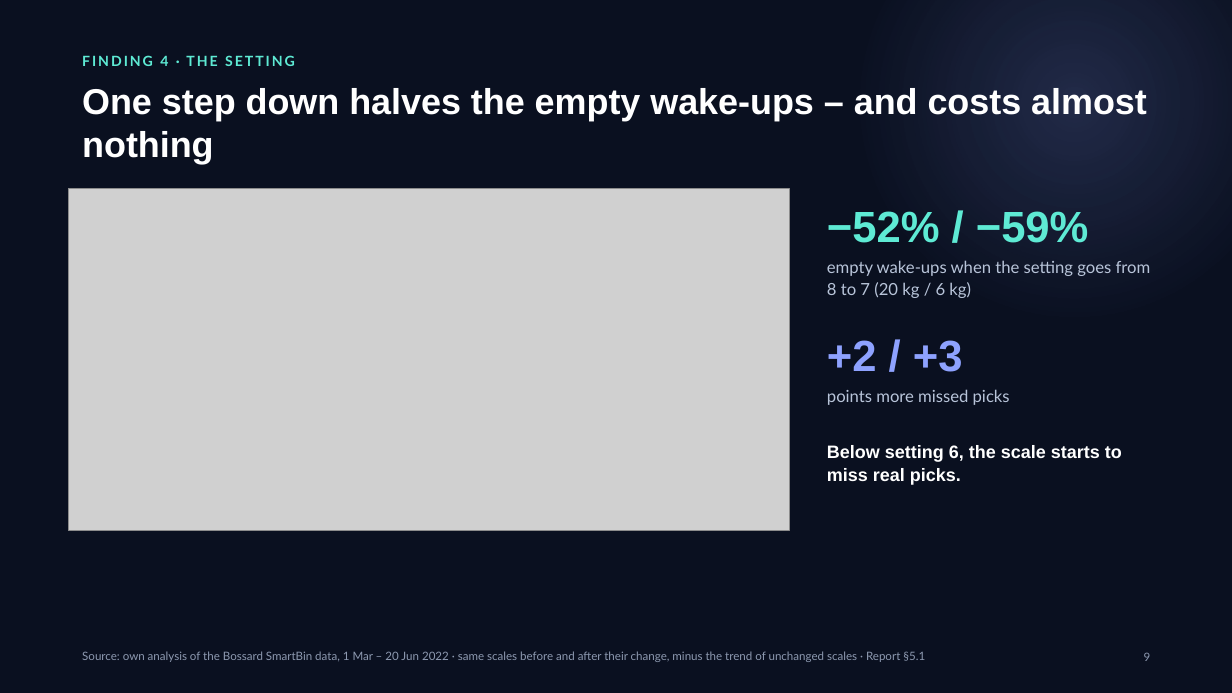
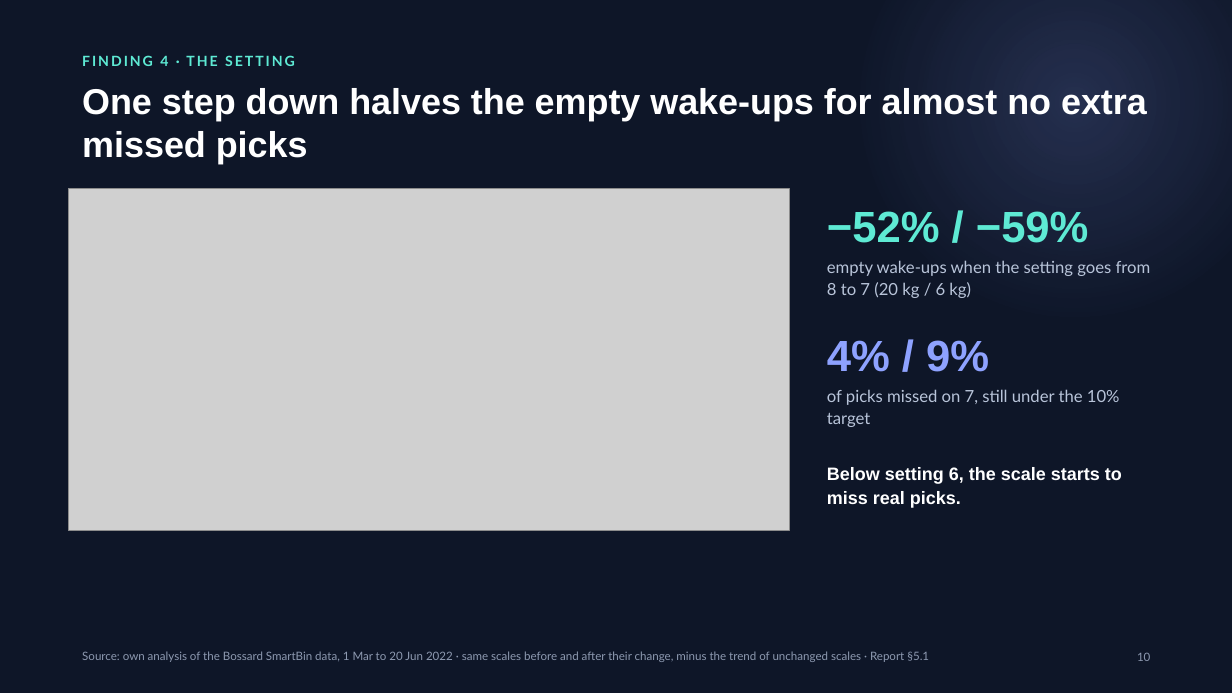
Before and after one commit to erenalpckroglu/smartbin-sensor-optimization, a slide deck: slide 10 of presentation/SmartBin – CTO presentation.pptx (slide 9 before the commit). Drawn at 1232x693 pixels with LibreOffice and Linux fonts; fonts in the diff are those of the drawing; grey boxes stand for pictures. Boxes give left, top, right and bottom in pixels: in the first picture for what was removed or moved away, otherwise in the second. Text is boxed around its words. In the diff, an @@ line names an element or a change of style, - is before the commit and + after.

```diff
--- a/presentation/SmartBin – CTO presentation.pptx
+++ b/presentation/SmartBin – CTO presentation.pptx
@@ background #0A1020 to #0E1628 @@
@@ text at [82,88,1147,164]: text changed @@
-One step down halves the empty wake-ups – and costs almost nothing
+One step down halves the empty wake-ups for almost no extra missed picks
@@ text at [827,340,989,372]: text changed @@
-+2 / +3
+4% / 9%
@@ text at [827,389,1120,405]: text changed @@
-points more missed picks
+of picks missed on 7, still under the 10% target
@@ text "Below setting 6, the scale ...": place and size @@
-text "Below setting 6, the scale ..." at [827,445,1122,485]
+text "Below setting 6, the scale ..." at [827,467,1122,508]
@@ text at [82,651,929,662]: text changed @@
-Source: own analysis of the Bossard SmartBin data, 1 Mar – 20 Jun 2022 · same scales before and after their change, minus the trend of unchanged scales · Report §5.1
+Source: own analysis of the Bossard SmartBin data, 1 Mar to 20 Jun 2022 · same scales before and after their change, minus the trend of unchanged scales · Report §5.1
@@ text at [1137,653,1150,661]: text changed @@
-9
+10
```
Also in this commit, not shown: 21 other slides changed, 2 slides added, 24 other files.
